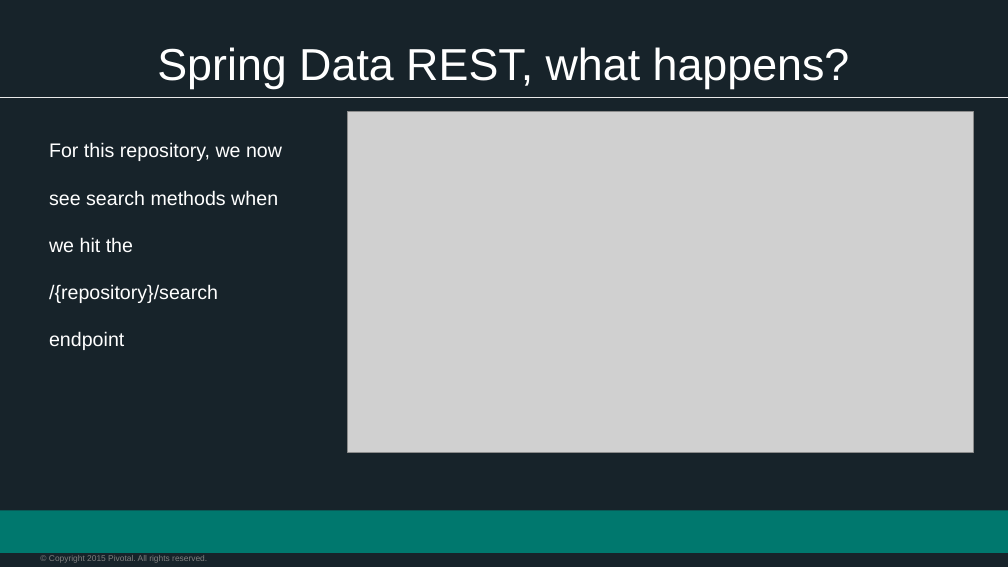
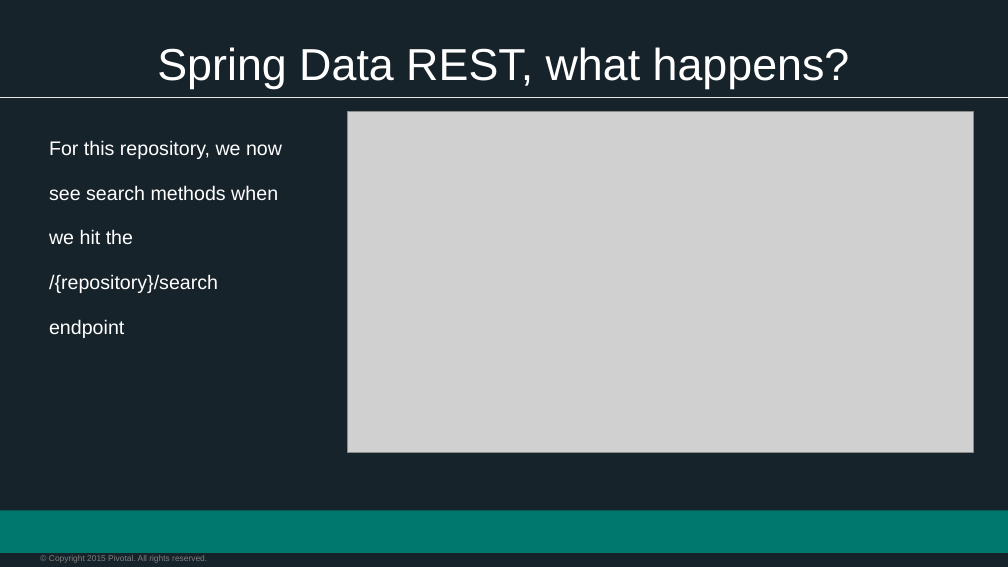
Before and after one commit to blueoceandevops/cloud-native-workshop-2019, a slide deck: slide 8 of presentations/Session_3_Polyglot_Persist.pptx. Drawn at 1008x567 pixels with LibreOffice and Linux fonts; fonts in the diff are those of the drawing; grey boxes stand for pictures; background and template pictures are left out. Boxes give left, top, right and bottom in pixels: in the first picture for what was removed or moved away, otherwise in the second. Text is boxed around its words. In the diff, an @@ line names an element or a change of style, - is before the commit and + after.

```diff
--- a/presentations/Session_3_Polyglot_Persist.pptx
+++ b/presentations/Session_3_Polyglot_Persist.pptx
@@ text "For this repository, we now ..." at bbox=[49, 140, 282, 338]: line spacing 2 to 1.9 @@
```
Also in this commit, not shown: 1 other slide changed, 2 other files.
